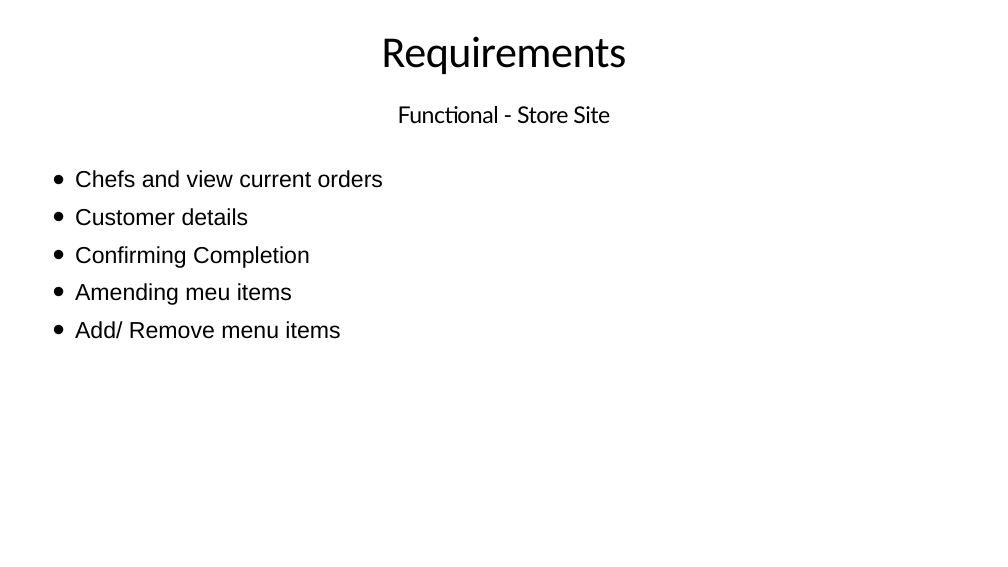
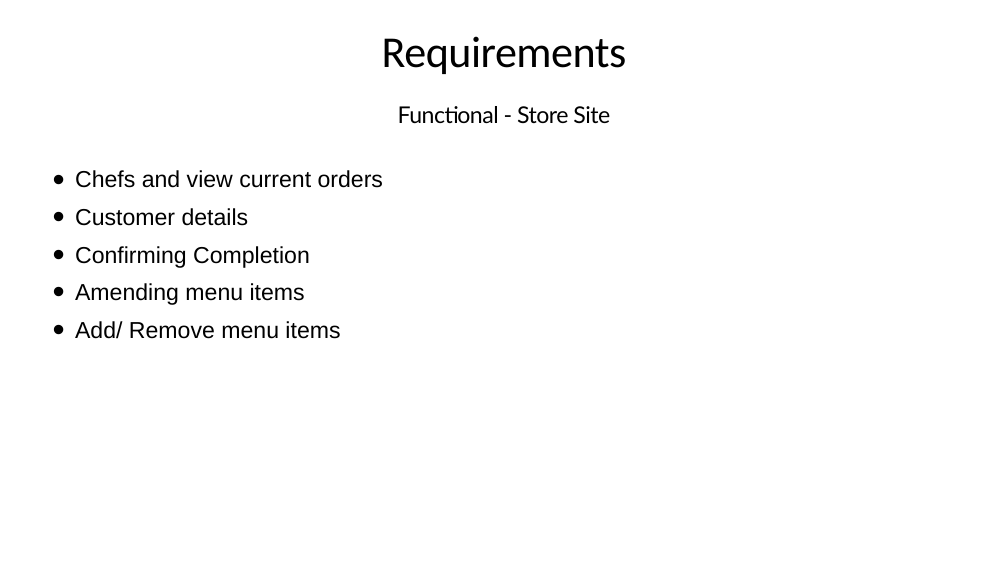
Before and after one commit to henryfallows13/Assesment3-DoghnutOrderSystem, a slide deck: slide 8 of Ford Order System Preasentation .pptx. Drawn at 1008x567 pixels with LibreOffice and Linux fonts; fonts in the diff are those of the drawing. Boxes give left, top, right and bottom in pixels: in the first picture for what was removed or moved away, otherwise in the second. Text is boxed around its words. In the diff, an @@ line names an element or a change of style, - is before the commit and + after.

```diff
--- a/Ford Order System Preasentation .pptx
+++ b/Ford Order System Preasentation .pptx
@@ text at <box>75,283,305,305</box>: text changed @@
-• Amending meu items
+• Amending menu items
```
Also in this commit, not shown: 4 other slides changed, 1 other file.
